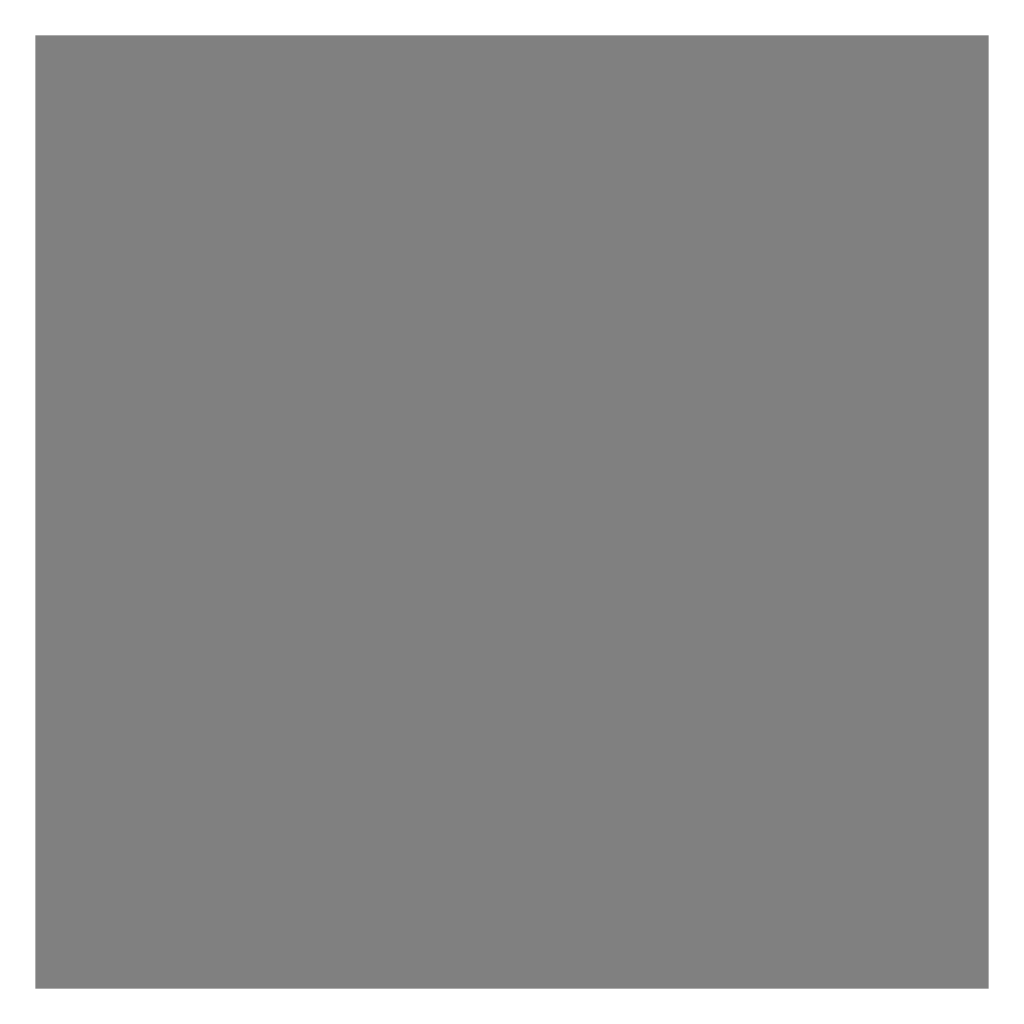
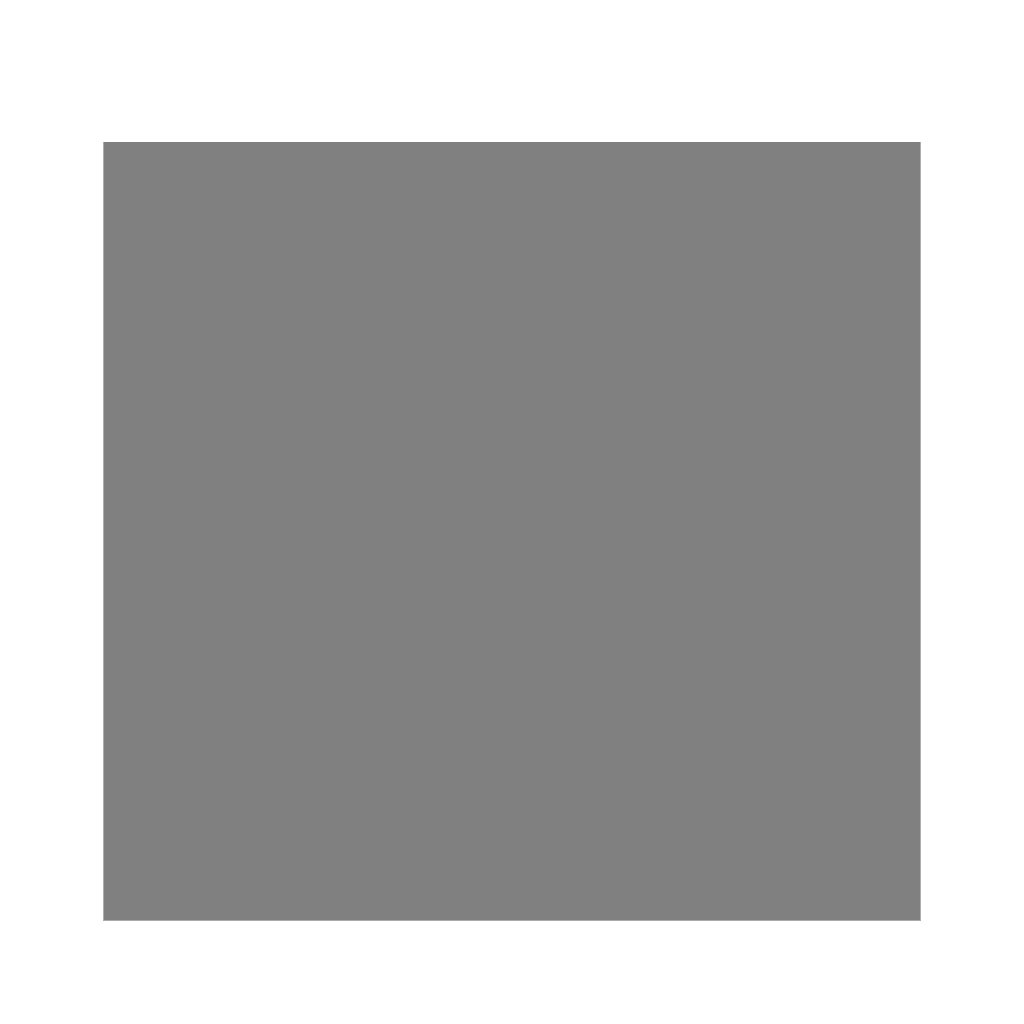
Layers edited between the first and the second w=1024, h=1024 image:
painted on "Layer 1" over [left=35, top=35, right=989, bottom=989]
